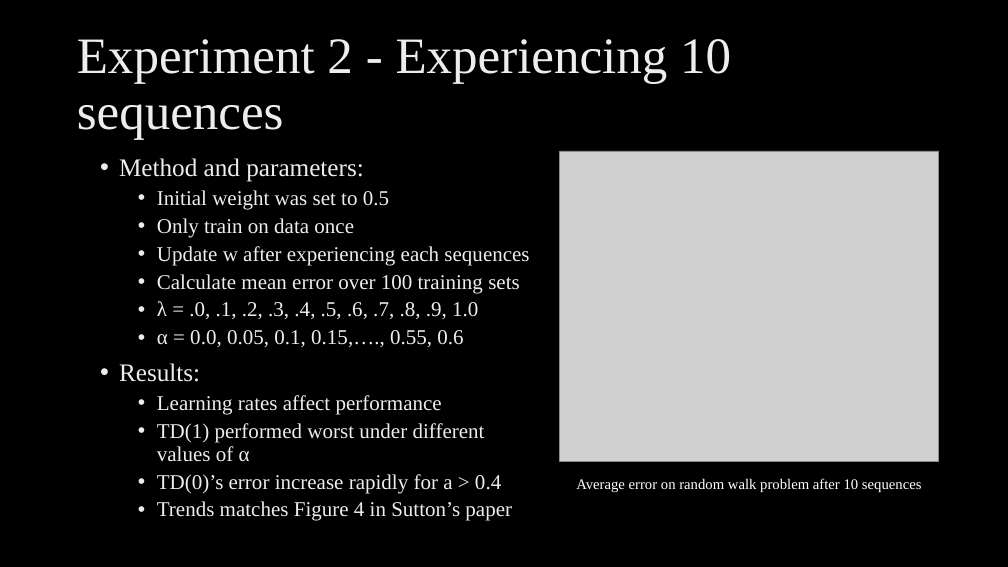
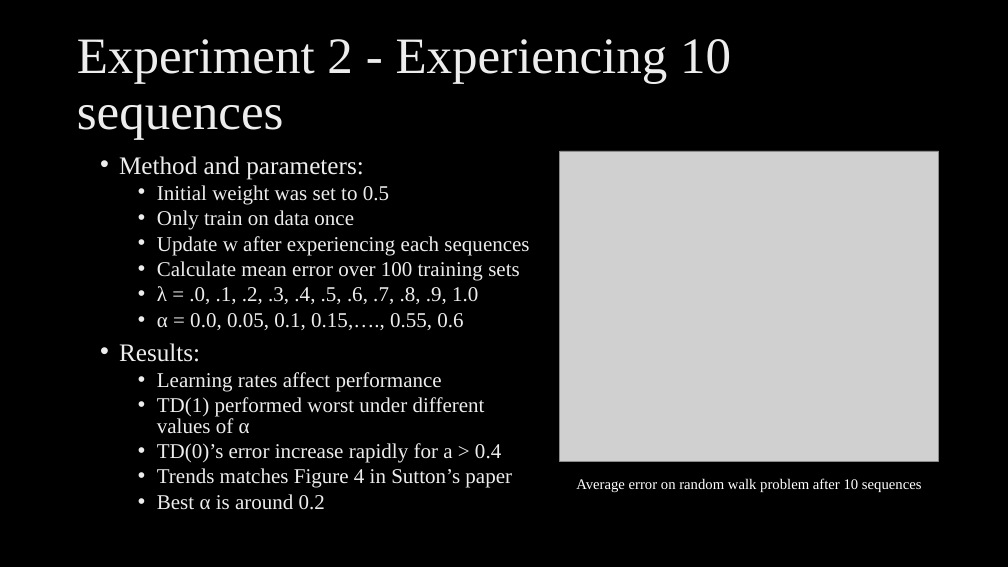
Before and after one commit to conge/RLFinalProject, a slide deck: slide 5 of finalProject_RL_8803_fall2015.pptx. Drawn at 1008x567 pixels with LibreOffice and Linux fonts; fonts in the diff are those of the drawing; grey boxes stand for pictures; background and template pictures are left out. Boxes give left, top, right and bottom in pixels: in the first picture for what was removed or moved away, otherwise in the second. Text is boxed around its words. In the diff, an @@ line names an element or a change of style, - is before the commit and + after.

```diff
--- a/finalProject_RL_8803_fall2015.pptx
+++ b/finalProject_RL_8803_fall2015.pptx
@@ text at [119, 156, 529, 488]: line spacing 0.9 to 0.8 @@
@@ text at [157, 494, 325, 510]: paragraph added @@
+  • Best α is around 0.2
```
Also in this commit, not shown: 2 other slides changed, 2 other files.
